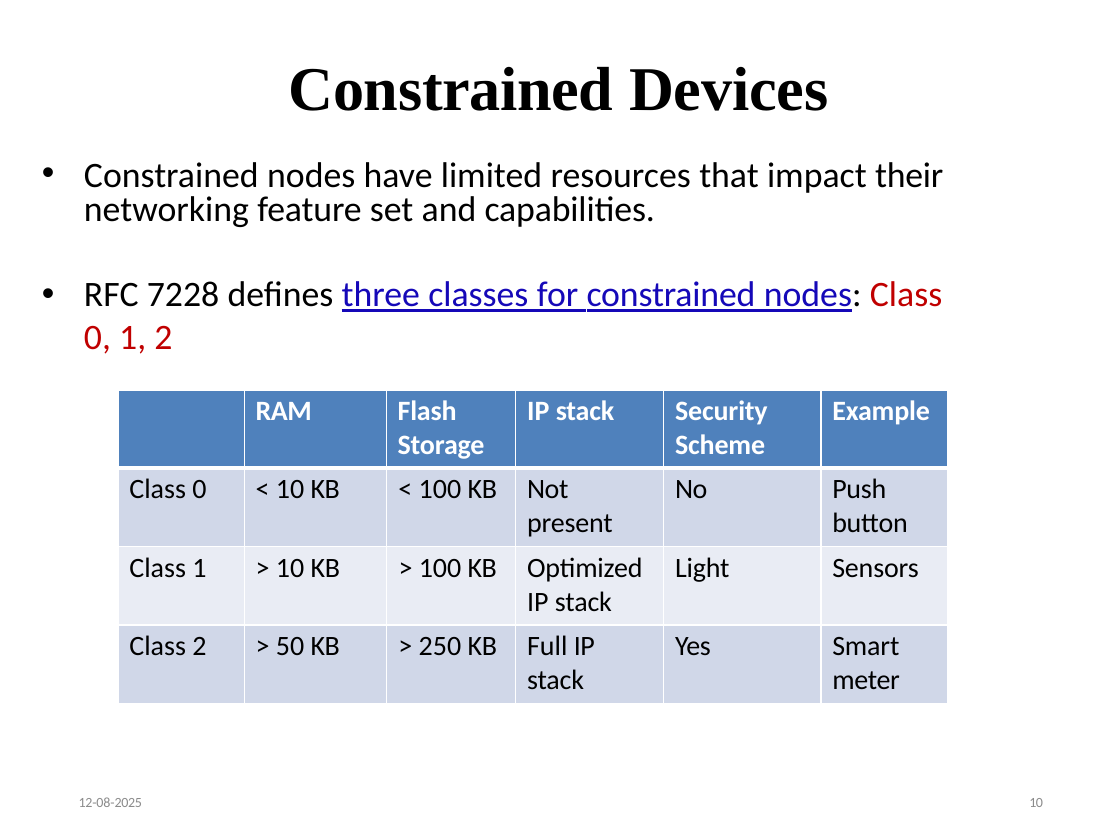
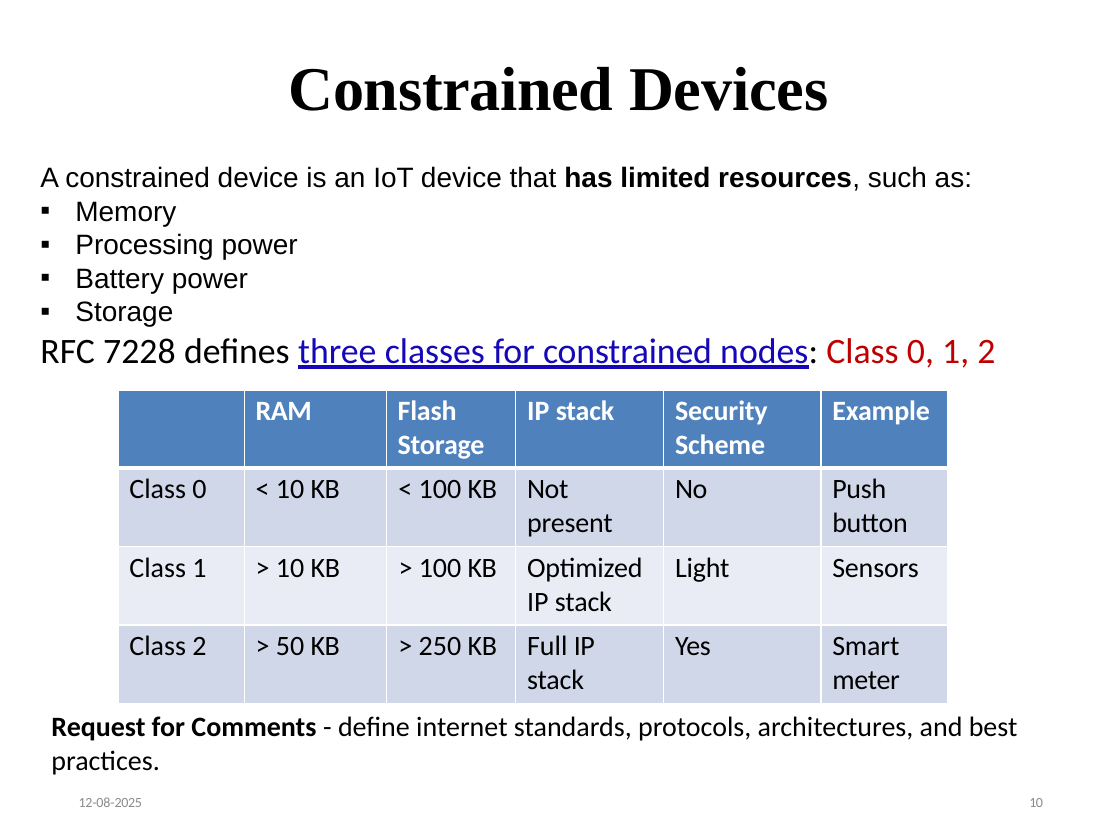
Before and after one commit to najnin26/Internet-of-Things-IoT, a slide deck: slide 10 of Chapter_4_Slide_1_IoT_Net_Access_Technologies.pptx. Drawn at 1120x840 pixels with LibreOffice and Linux fonts; fonts in the diff are those of the drawing. Boxes give left, top, right and bottom in pixels: in the first picture for what was removed or moved away, otherwise in the second. Text is boxed around its words. In the diff, an @@ line names an element or a change of style, - is before the commit and + after.

```diff
--- a/Chapter_4_Slide_1_IoT_Net_Access_Technologies.pptx
+++ b/Chapter_4_Slide_1_IoT_Net_Access_Technologies.pptx
@@ text at (40,166,972,327): text changed; size 23 to 18 pt; font Calibri to Arial @@
-• Constrained nodes have limited resources that impact their networking feature set and capabilities.
+A constrained device is an IoT device that has limited resources, such as:
+▪ Memory
+▪ Processing power
+▪ Battery power
+▪ Storage
@@ text at (40,338,995,369): bullet • to none; less space between paragraphs @@
@@ text added at (51,716,1018,775), 18 pt, text #000000 @@
+Request for Comments - define internet standards, protocols, architectures, and best practices.
```
Also in this commit, not shown: 9 other slides changed.
